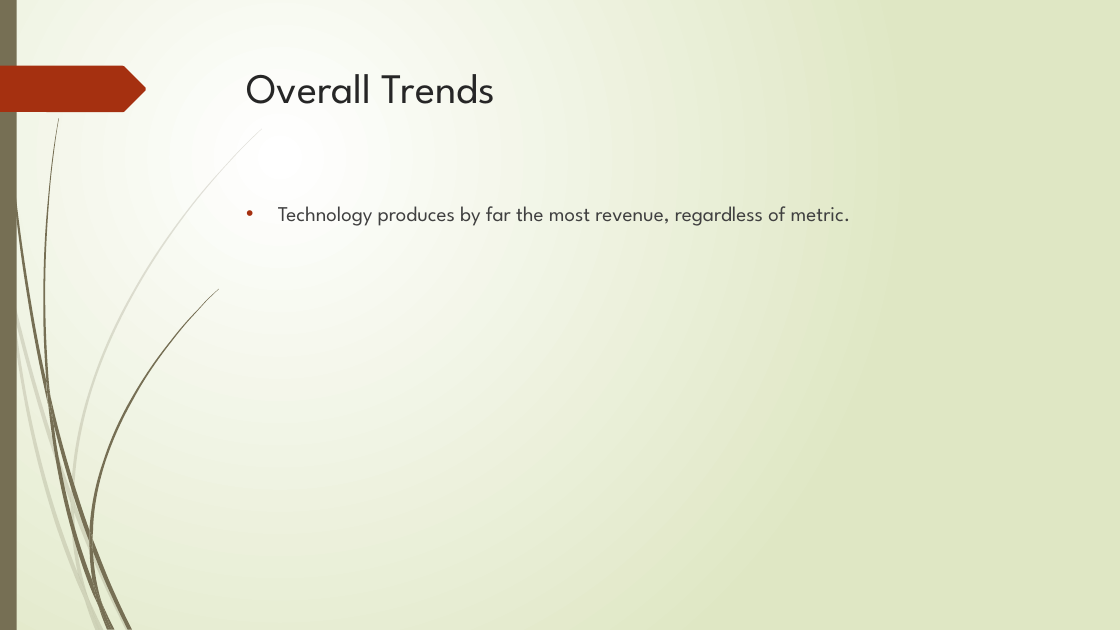
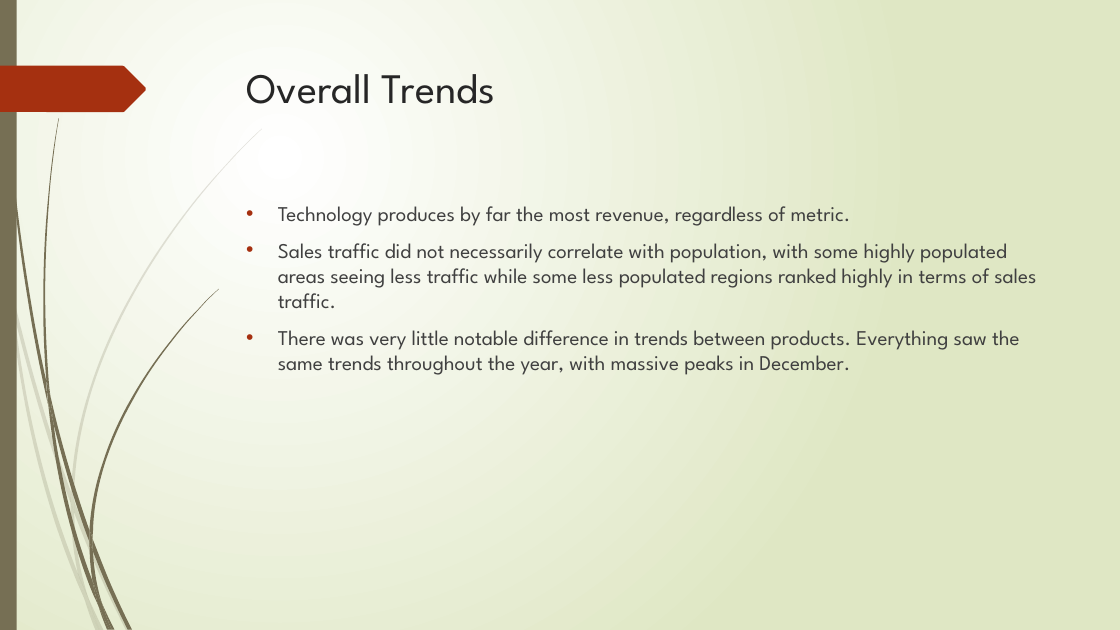
Before and after one commit to jnesteruck/rev-proj2, a slide deck: slide 27 of analysis-phase/Project_2.pptx. Drawn at 1120x630 pixels with LibreOffice and Linux fonts; fonts in the diff are those of the drawing. Boxes give left, top, right and bottom in pixels: in the first picture for what was removed or moved away, otherwise in the second. Text is boxed around its words. In the diff, an @@ line names an element or a change of style, - is before the commit and + after.

```diff
--- a/analysis-phase/Project_2.pptx
+++ b/analysis-phase/Project_2.pptx
@@ text at bbox=[278, 243, 1036, 375]: paragraphs added @@
+• Sales traffic did not necessarily correlate with population, with some highly populated areas seeing less traffic while some less populated regions ranked highly in terms of sales traffic.
+• There was very little notable difference in trends between products. Everything saw the same trends throughout the year, with massive peaks in December.
```
Also in this commit, not shown: 3 other slides changed, 1 slide added, 1 slide removed.
